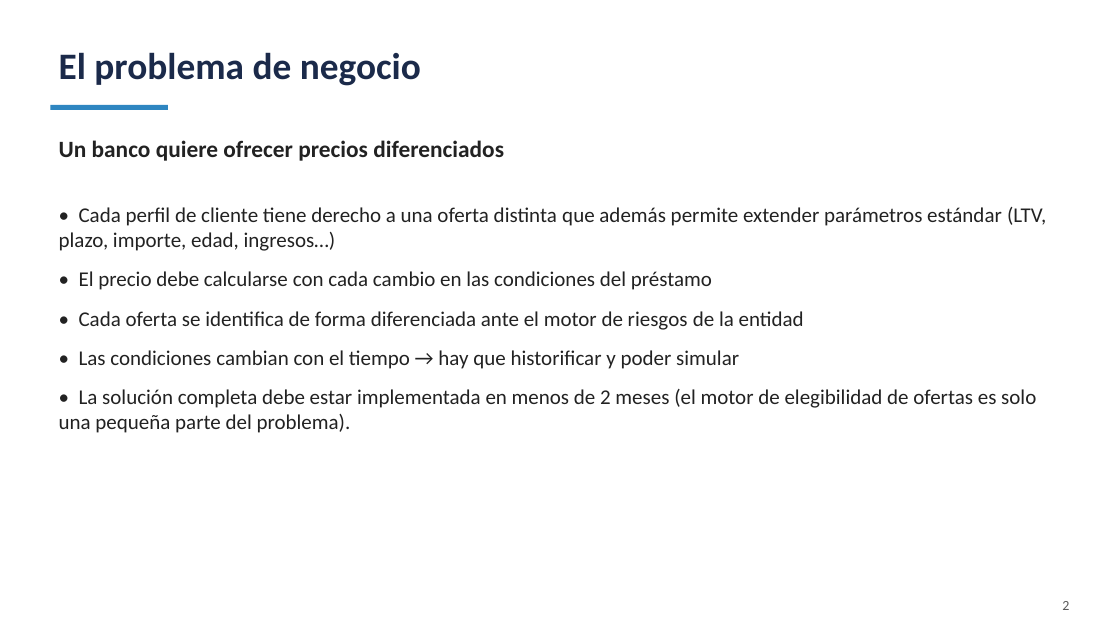
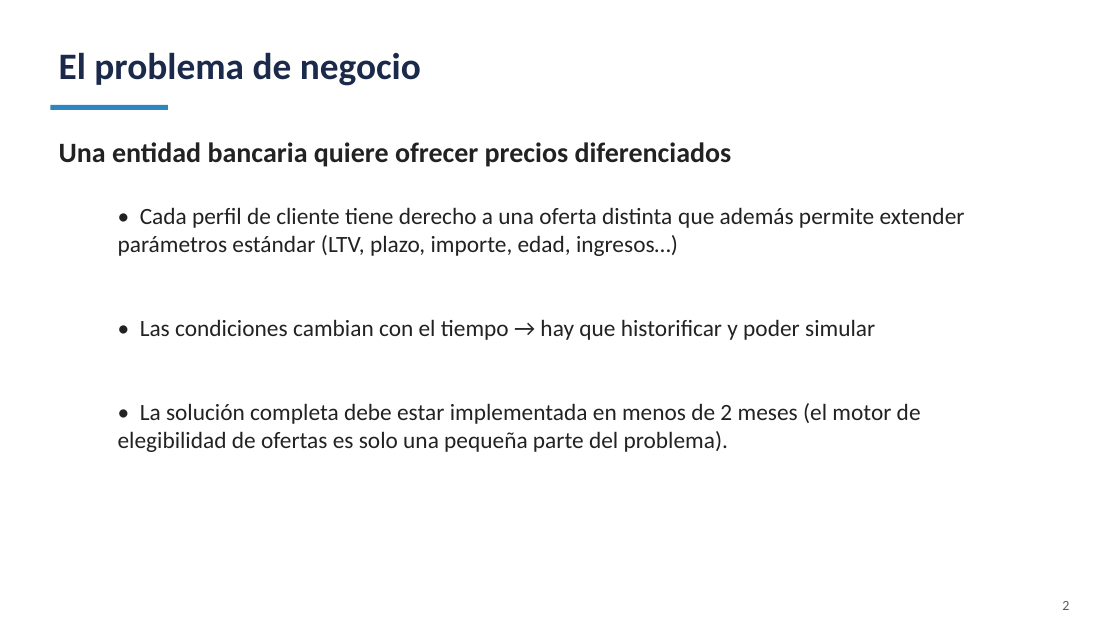
Before and after one commit to jbroceno/rule_engine, a slide deck: slide 2 of doc/PRESENTACION-SLIDES.pptx. Drawn at 1120x630 pixels with LibreOffice and Linux fonts; fonts in the diff are those of the drawing. Boxes give left, top, right and bottom in pixels: in the first picture for what was removed or moved away, otherwise in the second. Text is boxed around its words. In the diff, an @@ line names an element or a change of style, - is before the commit and + after.

```diff
--- a/doc/PRESENTACION-SLIDES.pptx
+++ b/doc/PRESENTACION-SLIDES.pptx
@@ text at bbox=[59, 142, 732, 167]: text changed; size 20 to 24 pt @@
-Un banco quiere ofrecer precios diferenciados
+Una entidad bancaria quiere ofrecer precios diferenciados
@@ text "• Cada perfil de cliente ...": place and size @@
-text "• Cada perfil de cliente ..." at bbox=[59, 207, 1046, 433]
+text "• Cada perfil de cliente ..." at bbox=[118, 207, 965, 452]
@@ text "• Cada perfil de cliente ..." at bbox=[118, 207, 965, 452]: size 18 to 20 pt @@
@@ text at bbox=[79, 271, 804, 330]: paragraphs removed @@
-• El precio debe calcularse con cada cambio en las condiciones del préstamo
-• Cada oferta se identifica de forma diferenciada ante el motor de riesgos de la entidad
```
Also in this commit, not shown: 14 other slides changed, 1 slide added, 1 other file.
